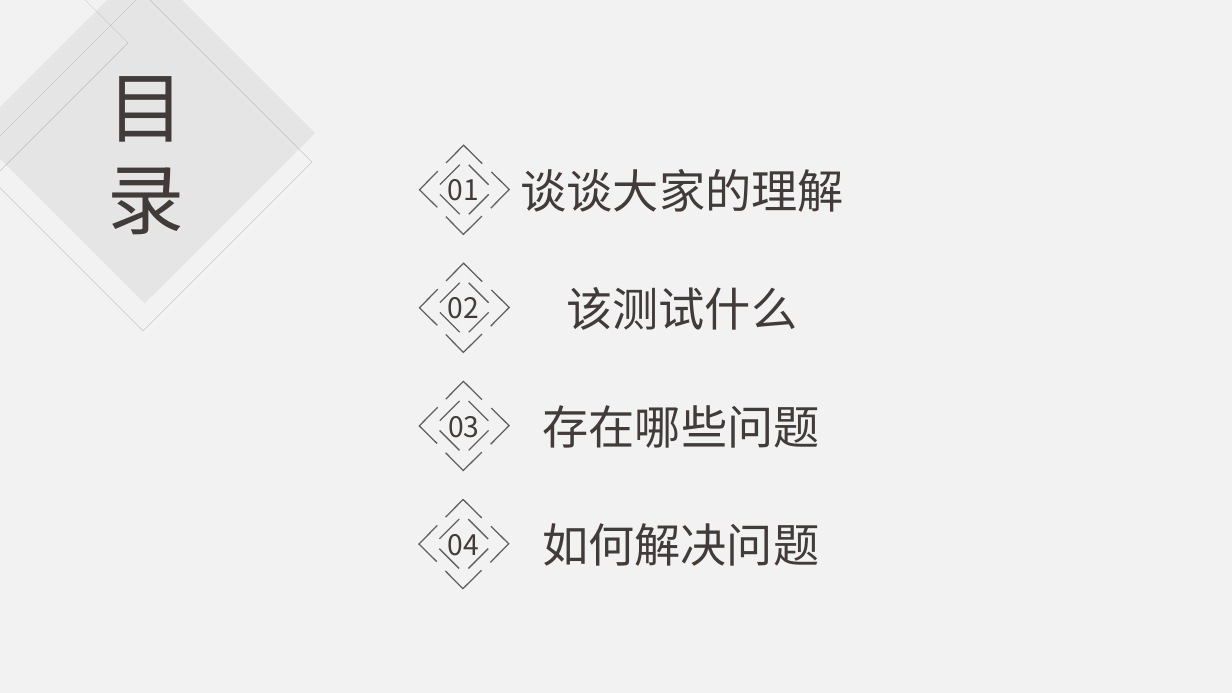
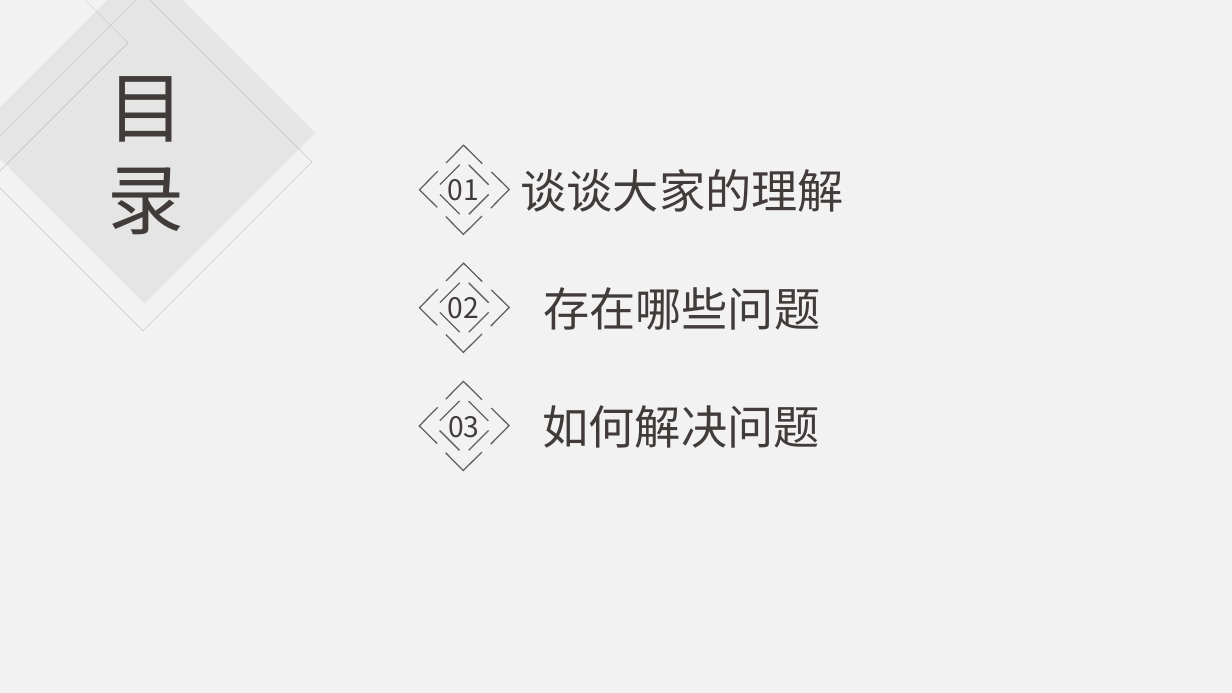
Before and after one commit to jungleguo/ReadNotes, a slide deck: slide 3 of 分享/自动化测试，到底该测些什么.pptx. Drawn at 1232x693 pixels with LibreOffice and Linux fonts; fonts in the diff are those of the drawing. Boxes give left, top, right and bottom in pixels: in the first picture for what was removed or moved away, otherwise in the second. Text is boxed around its words. In the diff, an @@ line names an element or a change of style, - is before the commit and + after.

```diff
--- a/分享/自动化测试，到底该测些什么.pptx
+++ b/分享/自动化测试，到底该测些什么.pptx
@@ text at box(543, 287, 820, 330): text changed @@
-该测试什么
+存在哪些问题
@@ text at box(542, 405, 819, 448): text changed @@
-存在哪些问题
+如何解决问题
@@ group removed at box(419, 500, 509, 589): 8 freeform shapes, 1 text @@
-04
@@ text removed at box(542, 523, 819, 566) @@
-如何解决问题
```
Also in this commit, not shown: 7 other slides changed, 2 slides added, 2 slides removed.
